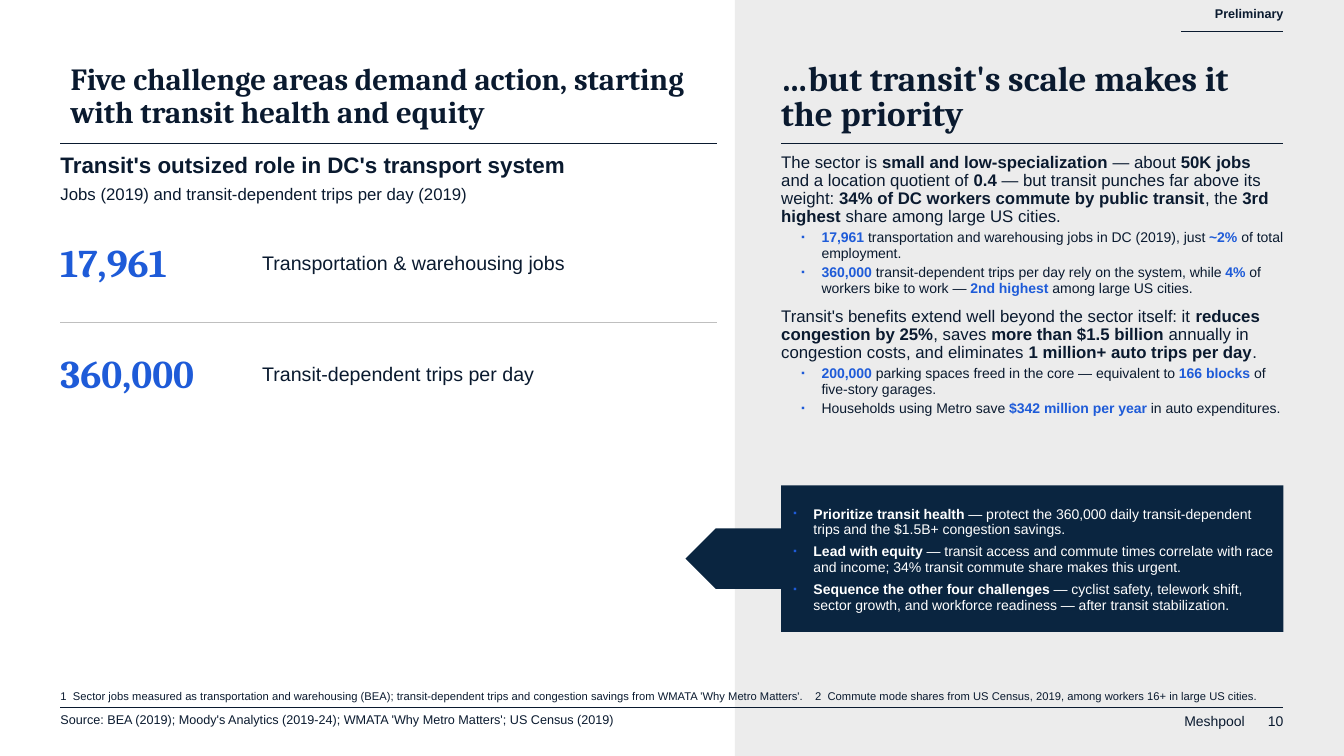
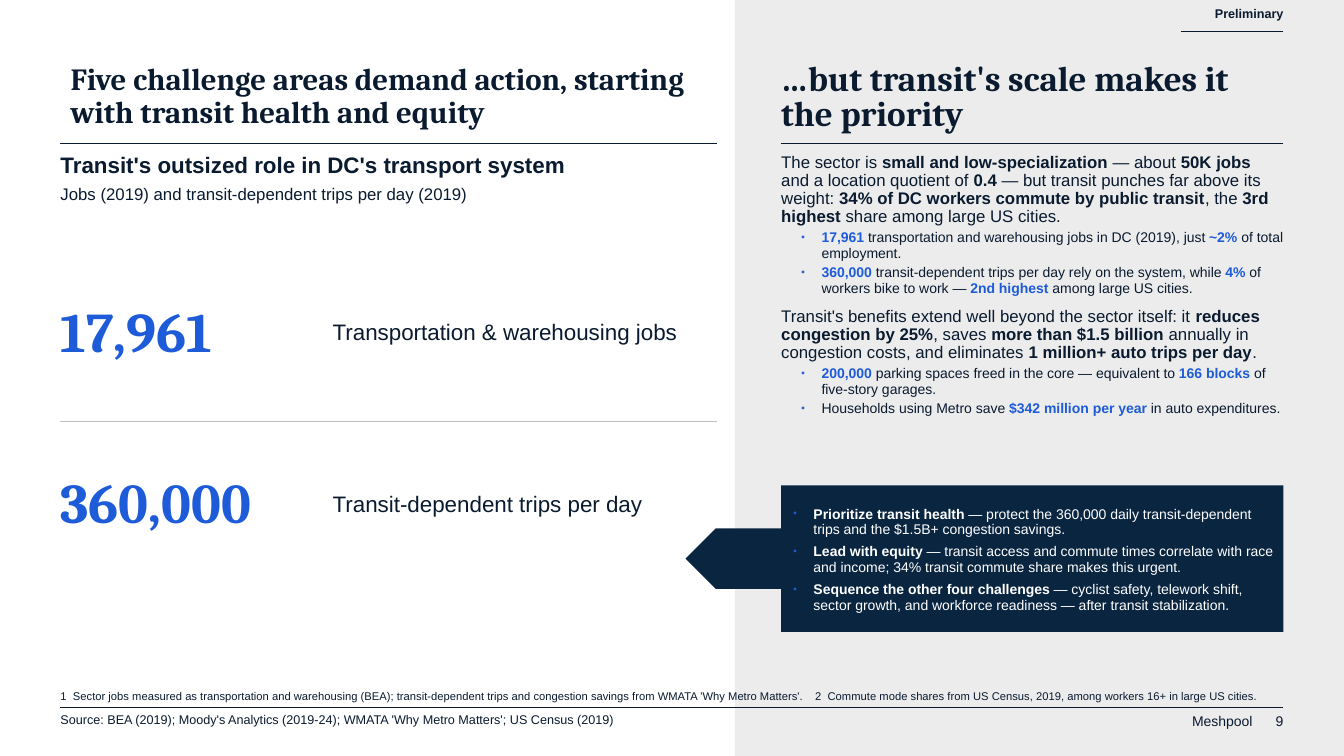
Before and after one commit to hamzaaziada/meshpool-harness, a slide deck: slide 9 of docs/deck-engine/examples/content_only_dc.pptx (slide 10 before the commit). Drawn at 1344x756 pixels with LibreOffice and Linux fonts; fonts in the diff are those of the drawing. Boxes give left, top, right and bottom in pixels: in the first picture for what was removed or moved away, otherwise in the second. Text is boxed around its words. In the diff, an @@ line names an element or a change of style, - is before the commit and + after.

```diff
--- a/docs/deck-engine/examples/content_only_dc.pptx
+++ b/docs/deck-engine/examples/content_only_dc.pptx
@@ text "17,961": place and size @@
-text "17,961" at <box>60,250,166,282</box>
+text "17,961" at <box>60,314,212,360</box>
@@ text "17,961" at <box>60,314,212,360</box>: size 28 to 40 pt; line spacing 30pt to 43pt @@
@@ text "Transportation & warehousing jobs": place and size @@
-text "Transportation & warehousing jobs" at <box>262,255,565,274</box>
+text "Transportation & warehousing jobs" at <box>333,323,677,345</box>
@@ text "Transportation & warehousing jobs" at <box>333,323,677,345</box>: size 14 to 16 pt; line spacing 15pt to 17.5pt @@
@@ text "360,000" at <box>60,485,251,531</box>: size 28 to 40 pt; line spacing 30pt to 43pt @@
@@ text "360,000": place and size @@
-text "360,000" at <box>60,361,194,394</box>
+text "360,000" at <box>60,485,251,531</box>
@@ line moved from (60, 323) - (717, 323) to (60, 421) - (717, 421) @@
@@ text "Transit-dependent trips per day" at <box>333,495,642,517</box>: size 14 to 16 pt; line spacing 15pt to 17.5pt @@
@@ text "Transit-dependent trips per day": place and size @@
-text "Transit-dependent trips per day" at <box>262,366,534,385</box>
+text "Transit-dependent trips per day" at <box>333,495,642,517</box>
@@ text at <box>1192,716,1284,729</box>: text changed @@
-Meshpool 10
+Meshpool 9
```
Also in this commit, not shown: 8 other slides changed, 1 slide removed, 14 other files.
